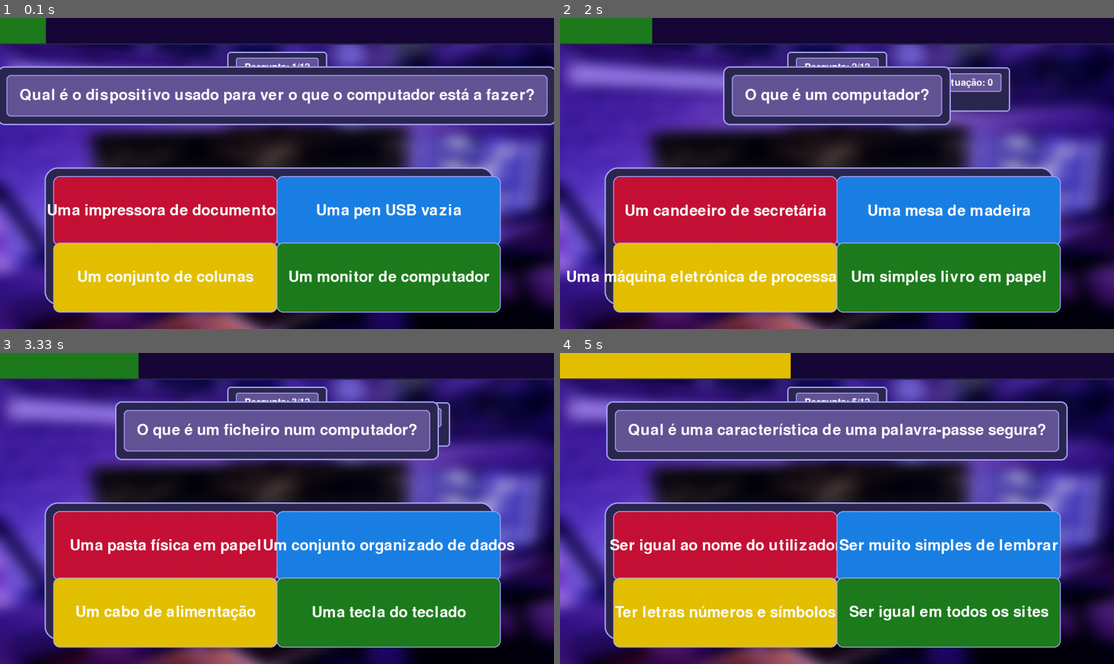
Above: before the commit, frames 1-4 (two rows, left to right).
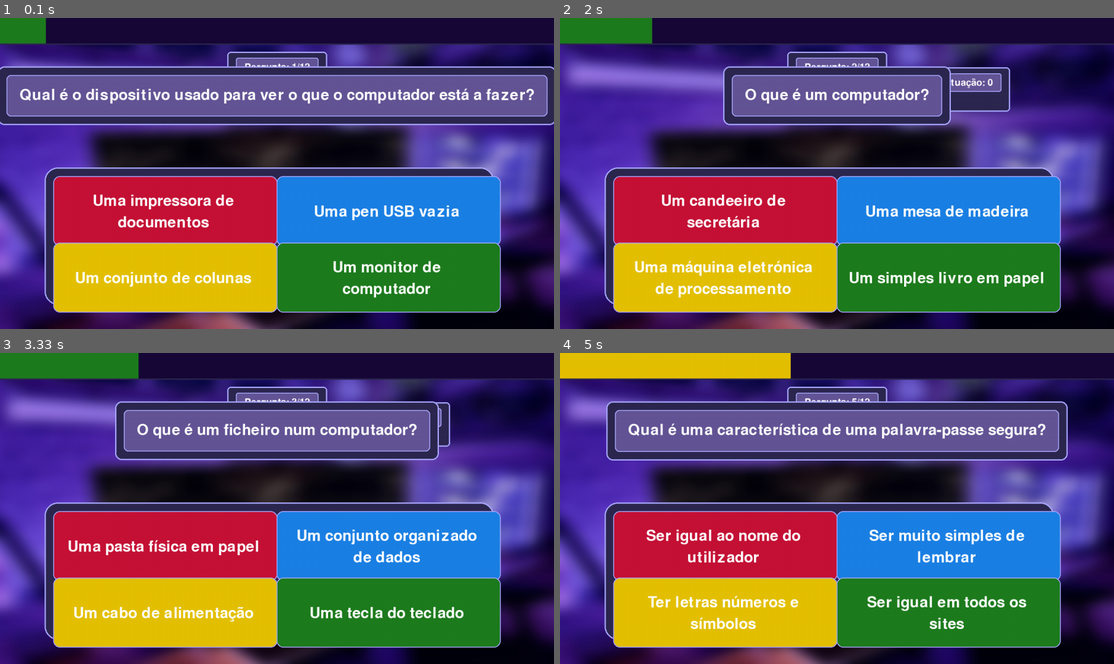
Above: after the commit, the same moments.

Repository: KucherMucher/POO11
Game: pygame game, started from pygame exerc/15/15_atual/quiz.py
Same seed, same stepped clock (60 frames per second), same inputs: the game is played once before the commit and once after it.
Inputs:
- Up to frame 1 (0.1 s): no input
- Up to frame 2 (2 s): hold Up 0.33-0.8 s; hold Down 0.83-1.3 s; tap 1 at 1.83 s
- Up to frame 3 (3.33 s): tap 2 at 2.17 s
- Up to frame 4 (5 s): tap 1 at 3.5, 4.83 s

The runs differ from the first frame. In frame 1, 4.3% of the frame differs, in the area x 8-89%, y 56-90%; in frame 2, 4.9%; in frame 3, 4.1%; in frame 4, 5.5%, in the area x 9-90%, y 56-89%.

Commit message:
ended ex15

Diff:
--- a/pygame exerc/15/15_atual/quiz.py
+++ b/pygame exerc/15/15_atual/quiz.py
@@ -52,10 +52,17 @@
     mixer.music.play()
 
     #sounds
+
     good = mixer.Sound(r"assets\good.mp3")
     bad  = mixer.Sound(r"assets\bad.mp3")
     good_ending = mixer.Sound(r"assets\good_ending.mp3")
     bad_ending  = mixer.Sound(r"assets\bad_ending.mp3")
+
+    sound_array = [good, bad, good_ending, bad_ending]
+
+    for i in sound_array:
+        i.set_volume(0.3)
+
 except:
     usar_imagem_fundo = False
 
@@ -254,28 +261,39 @@
         pygame.draw.rect(ecra, GREY, rect, width=2 ,border_radius=15)
 
         # desenhar o texto da resposta (uma linha)
-        """texto = respostas[i]
-        textSize = len(texto)
-        if textSize > 10:
-            lenght = len(texto)
-            respParte1 = texto[0 : 9] #ACABARRRRRRRRR
-            part2Len = lenght - 9
-            respParte2 = texto[-part2Len:]
-            respParte1 = list(respParte1)
-            respParte1.append('\\')
-            respParte1.append('n')
-            respParte1 = ''.join(respParte1)
-            newTexto = respParte1 + respParte2
-        print(textSize)
-
-        sup_txt = fonte_resposta.render(newTexto, True, BRANCO)
-        rect_txt = sup_txt.get_rect(center=rect.center)
-        ecra.blit(sup_txt, rect_txt)"""
-
+        # desenhar o texto da resposta (uma linha)
+        idealNewline = rect.width - 50
         texto = opcoes_agora[i]
-        sup_txt = fonte_resposta.render(texto, True, BRANCO)
-        rect_txt = sup_txt.get_rect(center=rect.center)
-        ecra.blit(sup_txt, rect_txt)
+        newTexto = list(texto)
+        print(newTexto)
+        lenght = int(len(texto))
+
+        words = texto.split(" ")
+        lines = []
+        current = ""
+
+        for w in words:
+            test = current + w + " "
+            if fonte_resposta.size(test)[0] > idealNewline:
+                lines.append(current)
+                current = w + " "
+            else:
+                current = test
+
+        lines.append(current)
+
+
+        center = rect.center
+
+        lineHeight = 50
+        totalTextHeight = len(lines) * lineHeight
+        startY = center[1] - totalTextHeight // 2  # vertically center the block of lines
+
+        for idx, line in enumerate(lines):
+            sup_txt = fonte_resposta.render(line, True, BRANCO)
+            rect_txt = sup_txt.get_rect(centerx=center[0])  # horizontally center
+            rect_txt.y = startY + idx * lineHeight + 10       # vertical position
+            ecra.blit(sup_txt, rect_txt)
 
 # -------------------------------------------------------------
 # CICLO PRINCIPAL
@@ -295,8 +313,14 @@
         #mixer control
         if event.type == pygame.KEYDOWN and event.key == pygame.K_UP:
             mixer.music.set_volume(mixer.music.get_volume() + 0.05)
+            for i in sound_array:
+                i.set_volume(i.get_volume() + 0.05)
+
         if event.type == pygame.KEYDOWN and event.key == pygame.K_DOWN:
             mixer.music.set_volume(mixer.music.get_volume() - 0.05)
+            for i in sound_array:
+                i.set_volume(i.get_volume() - 0.05)
+
 
         #
         if event.type == pygame.KEYDOWN and not finale:
